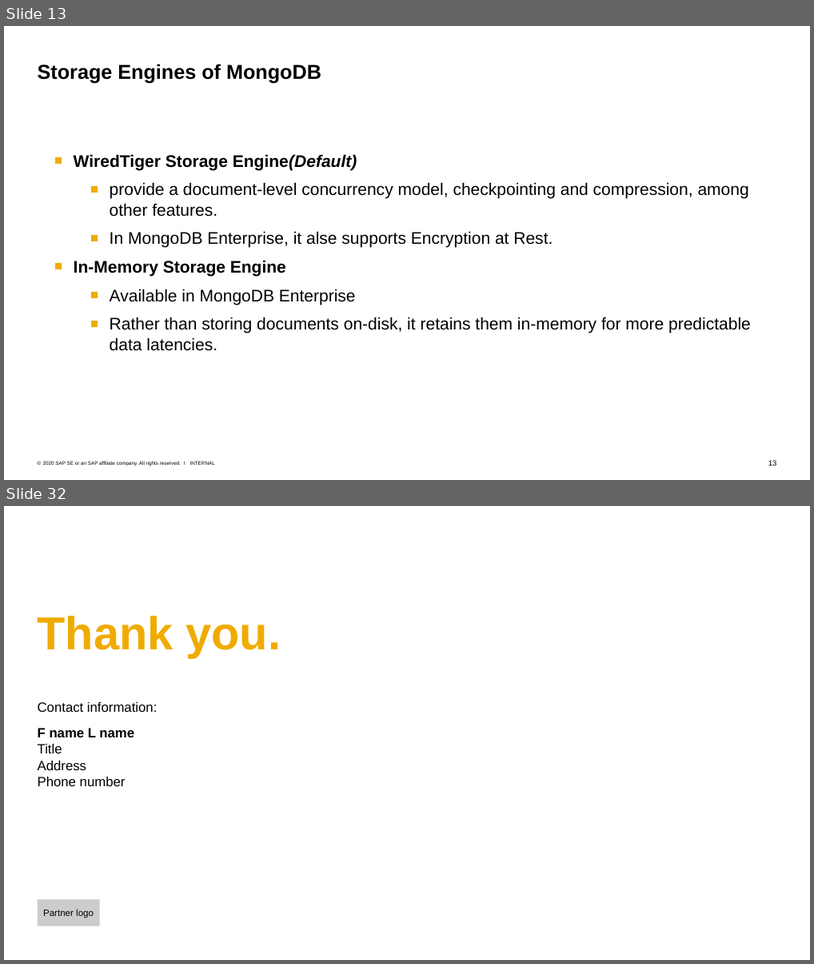
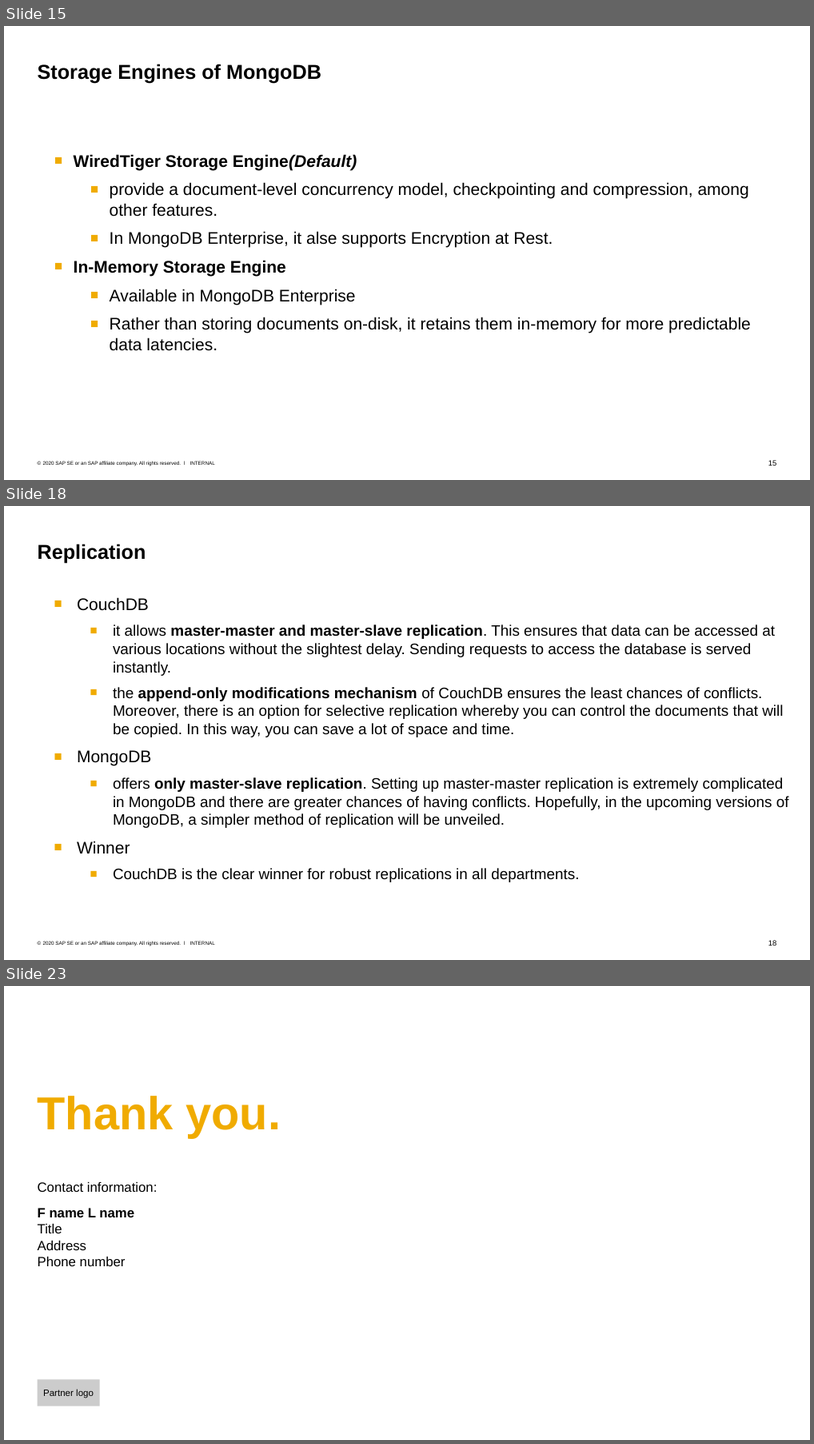
Before and after one commit to Voidkai/Survey_on_NoSQL, a slide deck: NoSQL/The_survey_on_MongoDB.pptx. Shown one above the other, each under a label of ours: slides 13 and 32 before the commit, slides 15, 18 and 23 after it; the slides between them are not shown. The pictures are 814x964 and 814x1444 pixels, drawn with LibreOffice and Linux fonts; fonts in the diff are those of the drawing; background and template pictures are left out. Boxes give left, top, right and bottom in pixels: in the first picture for what was removed or moved away, otherwise in the second. Text is boxed around its words. In the diff, an @@ line names an element or a change of style, - is before the commit and + after.

```diff
--- a/NoSQL/The_survey_on_MongoDB.pptx
+++ b/NoSQL/The_survey_on_MongoDB.pptx
@@ slide 18 added at [4,506,810,960], background #FFFFFF; not listed: 3 template elements that a slide beside it also shows @@
@@ title added at [38,544,146,564], 24 pt, text #000000, bold @@
+Replication
@@ text added at [77,597,790,882], 18 pt, text #000000 @@
+■ CouchDB
+  ■ it allows master-master and master-slave replication. This ensures that data can be accessed at various locations without the slightest delay. Sending requests to access the database is served instantly.
+  ■ the append-only modifications mechanism of CouchDB ensures the least chances of conflicts. Moreover, there is an option for selective replication whereby you can control the documents that will be copied. In this way, you can save a lot of space and time.
+■ MongoDB
+  ■ offers only master-slave replication. Setting up master-master replication is extremely complicated in MongoDB and there are greater chances of having conflicts. Hopefully, in the upcoming versions of MongoDB, a simpler method of replication will be unveiled.
+■ Winner
+  ■ CouchDB is the clear winner for robust replications in all departments.
@@ what was slide 13 is now slide 15 @@
@@ what was slide 32 is now slide 23 @@
```
Also in this commit, not shown: 2 slides changed, 7 other slides added, 18 slides removed.
